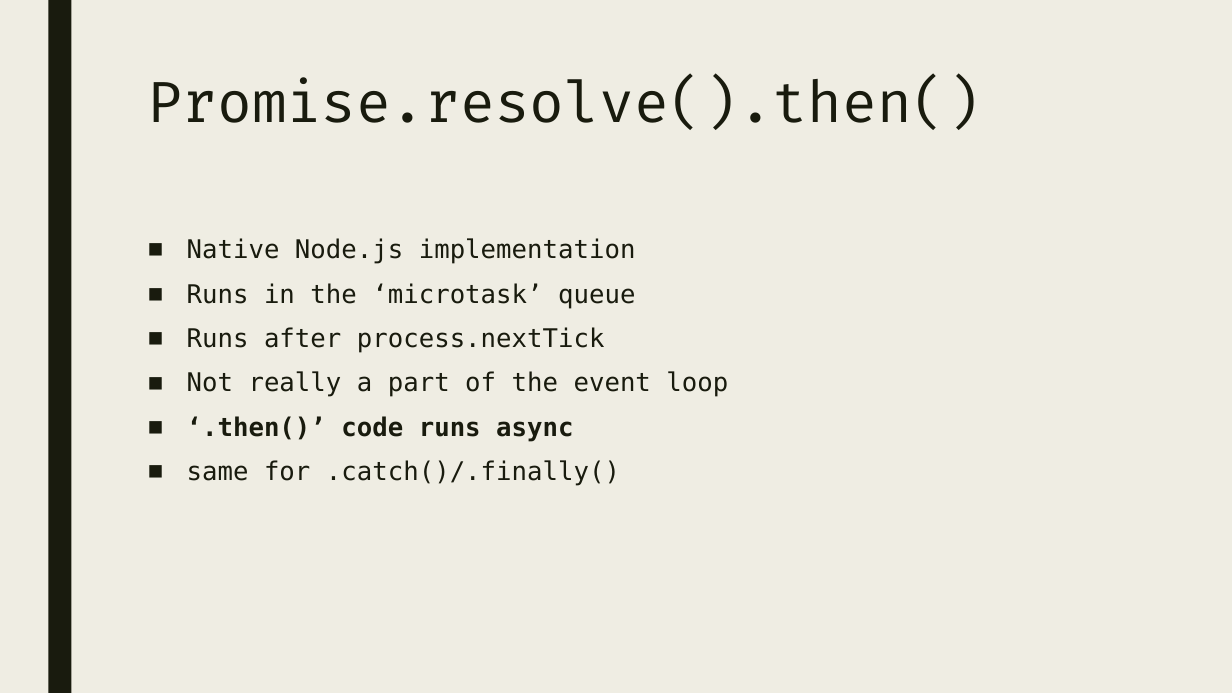
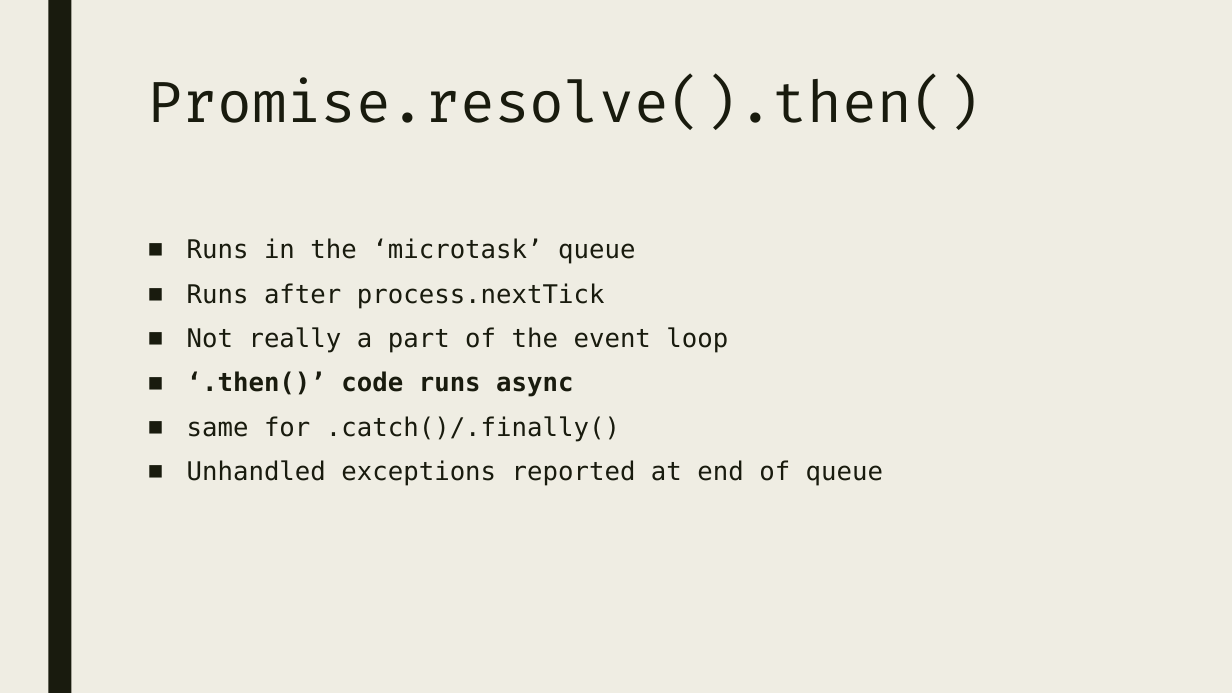
Before and after one commit to nabriski/lectures, a slide deck: slide 13 of event-loop/prez.pptx (slide 12 before the commit). Drawn at 1232x693 pixels with LibreOffice and Linux fonts; fonts in the diff are those of the drawing. Boxes give left, top, right and bottom in pixels: in the first picture for what was removed or moved away, otherwise in the second. Text is boxed around its words. In the diff, an @@ line names an element or a change of style, - is before the commit and + after.

```diff
--- a/event-loop/prez.pptx
+++ b/event-loop/prez.pptx
@@ text at (187,238,636,264): paragraph removed @@
-■ Native Node.js implementation
@@ text at (187,460,883,486): paragraph added @@
+■ Unhandled exceptions reported at end of queue
```
Also in this commit, not shown: 5 other slides changed, 1 slide added.
